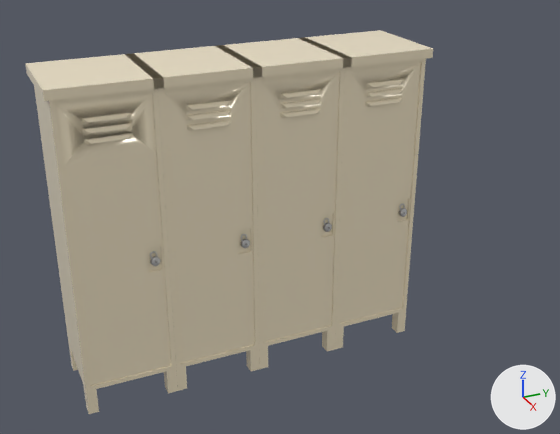
A saved change to the FBX model OilRigArt102/Assets/Prefabs/Detailing/Lockers.fbx.
Both versions are drawn from a camera (50 mm lens) standing at (15.19, -5.78, 10.85) and looking at (0.04, 1.04, 3.27). The axes (+X, +Y, +Z) are drawn at lower right. The lights are the same throughout.

The scene before the commit, as lines of its bpy script (objects in view):
```python
ob_door = bpy.data.objects.new('Door', me_cube_002)
ob_door.parent = ob_locker
ob_door.location = (1.118, -3.914, 3.179)
ob_door_001 = bpy.data.objects.new('Door.001', me_cube_006)
ob_door_001.parent = ob_locker
ob_door_001.location = (1.118, -1.909, 3.178)
ob_door_002 = bpy.data.objects.new('Door.002', me_cube_007)
ob_door_002.parent = ob_locker
ob_door_002.location = (1.118, 0.0959, 3.178)
ob_door_003 = bpy.data.objects.new('Door.003', me_cube_008)
ob_door_003.parent = ob_locker
ob_door_003.location = (1.118, 2.101, 3.178)
ob_lock_004 = bpy.data.objects.new('Lock.004', me_béziercurve_001)
ob_lock_004.parent = ob_door_003
ob_lock_004.location = (0.0347, 1.604, 0.216)
ob_locker = bpy.data.objects.new('Locker', me_cube_001)
ob_locker.location = (0.0, 0.0, 0.0)
```
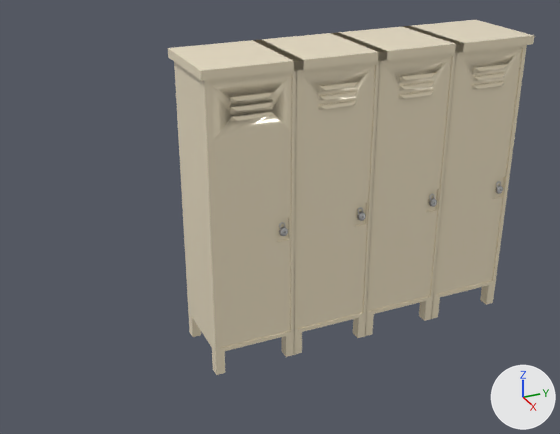
What differs and where, as boxes (x1, y1, x2, y2) in the pictures (560 x 434 px; the box of a moved part takes in the faces that stretch with it):
'Locker', reshaped, moved (10% narrower, 8% shorter): before (25, 30, 433, 414); after (168, 20, 534, 375)
'Door', moved: before (55, 93, 171, 386); after (209, 74, 292, 348)
'Door.001', moved: before (163, 82, 255, 363); after (298, 65, 375, 329)
'Door.002', moved: before (261, 72, 340, 342); after (370, 56, 452, 311)
'Door.003', moved: before (340, 62, 421, 323); after (437, 49, 522, 294)
'Lock.001', moved: before (150, 251, 160, 266); after (279, 222, 288, 236)
'Lock.002', moved: before (240, 234, 250, 248); after (357, 207, 365, 221)
'Lock.003', moved: before (323, 218, 332, 232); after (429, 194, 437, 207)
'Lock.004', moved: before (399, 203, 407, 217); after (496, 181, 503, 194)
part 1 of me_cube_001, moved or reshaped: before (25, 53, 178, 414); after (168, 40, 304, 375)
part 2 of me_cube_001, moved or reshaped: before (126, 45, 262, 391); after (253, 32, 387, 355)
part 3 of me_cube_001, moved or reshaped: before (216, 38, 352, 369); after (339, 26, 464, 336)
part 4 of me_cube_001, moved or reshaped: before (298, 30, 433, 349); after (404, 20, 534, 319)

Diff of the bpy script that builds the scene:
```diff
--- a/OilRigArt102/Assets/Prefabs/Detailing/Lockers.fbx.py
+++ b/OilRigArt102/Assets/Prefabs/Detailing/Lockers.fbx.py
@@ me_cube_001 @@
 me_cube_001.from_pydata(...)  # 208 vertices, 184 faces; spans x -0.93..1.27, y -4.1..4.1, z 0.0..7.2
 # used by ob_locker; location = (0.0, 0.0, 0.0)
+# me_cube_001 part 1: the loose piece of 52 vertices spanning x -0.93..1.27, y -4.1..-1.9, z 0.0..7.2 is moved by (-0.17, 3.0, 0.0)
+# me_cube_001 part 2: the loose piece of 52 vertices spanning x -0.93..1.27, y -2.1..0.1, z 0.0..7.2 is moved by (-0.17, 2.98, 0.0)
+# me_cube_001 part 3: the loose piece of 52 vertices spanning x -0.93..1.27, y -0.1..2.1, z 0.0..7.2 is moved by (-0.17, 2.96, 0.0)
+# me_cube_001 part 4: the loose piece of 52 vertices spanning x -0.93..1.27, y 1.9..4.1, z 0.0..7.2 is moved by (-0.17, 2.94, 0.0)
 me_cube_001.materials.append(mat_bluemetal)
@@ ob_locker @@
 ob_locker = bpy.data.objects.new('Locker', me_cube_001)
-ob_locker.location = (0.0, 0.0, 0.0)
+ob_locker.location = (-0.03, 0.0, 0.0)
@@ ob_door_003 @@
 ob_door_003.parent = ob_locker
-ob_door_003.location = (1.118, 2.101, 3.178)
+ob_door_003.location = (0.946, 5.049, 3.178)
@@ ob_door_001 @@
 ob_door_001.parent = ob_locker
-ob_door_001.location = (1.118, -1.909, 3.178)
+ob_door_001.location = (0.946, 1.075, 3.178)
@@ ob_door @@
 ob_door.parent = ob_locker
-ob_door.location = (1.118, -3.914, 3.179)
+ob_door.location = (0.946, -0.911, 3.179)
@@ ob_door_002 @@
 ob_door_002.parent = ob_locker
-ob_door_002.location = (1.118, 0.0959, 3.178)
+ob_door_002.location = (0.946, 3.062, 3.178)
@@ ob_lock_004 @@
 ob_lock_004.parent = ob_door_003
-ob_lock_004.location = (0.0347, 1.604, 0.216)
+ob_lock_004.location = (0.0347, 1.624, 0.216)
```
